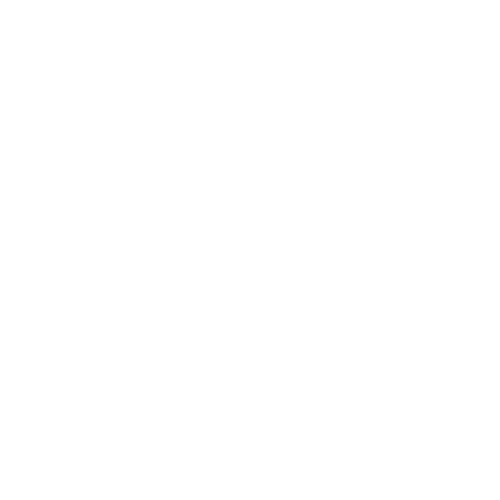
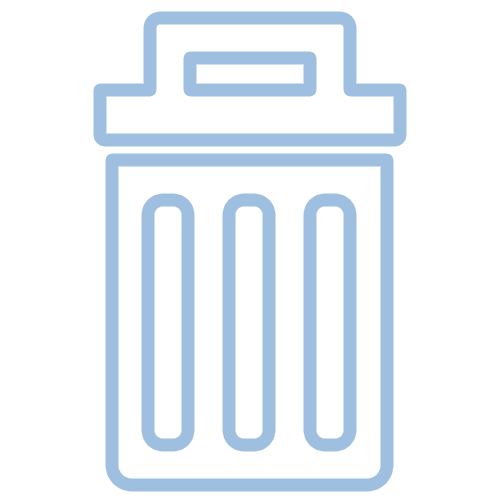
The second 500 x 500 image is a revision of the first. Changes to its layers:
painted on "top-top" over [100, 58, 400, 140]
removed layer "top-right" over [310, 58, 350, 90]
removed layer "top-left" over [150, 58, 190, 90]
removed layer "top-btm" over [100, 90, 400, 140]
